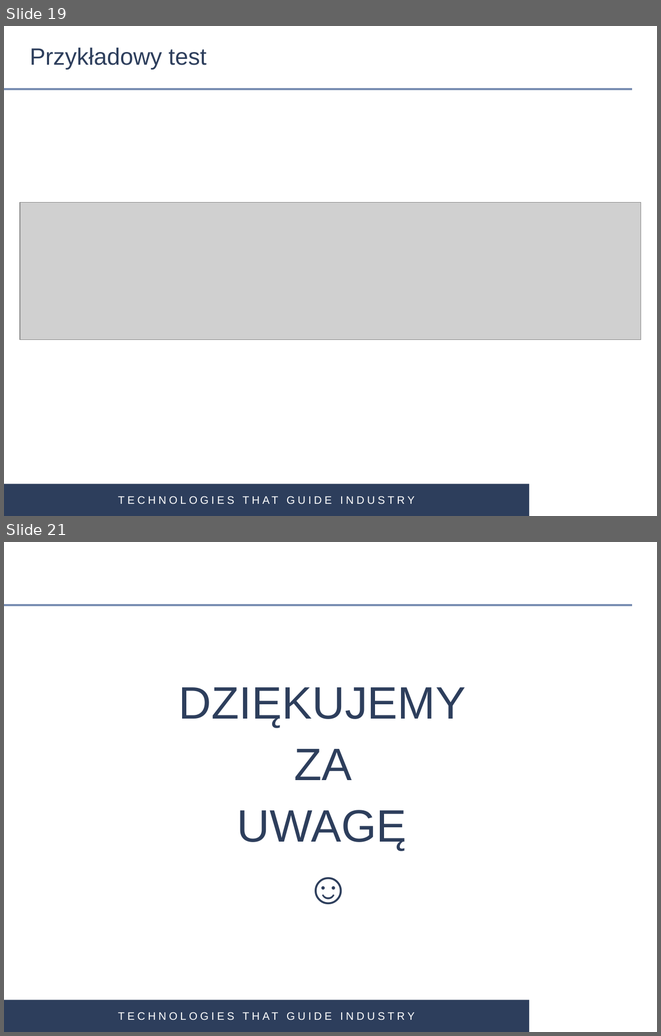
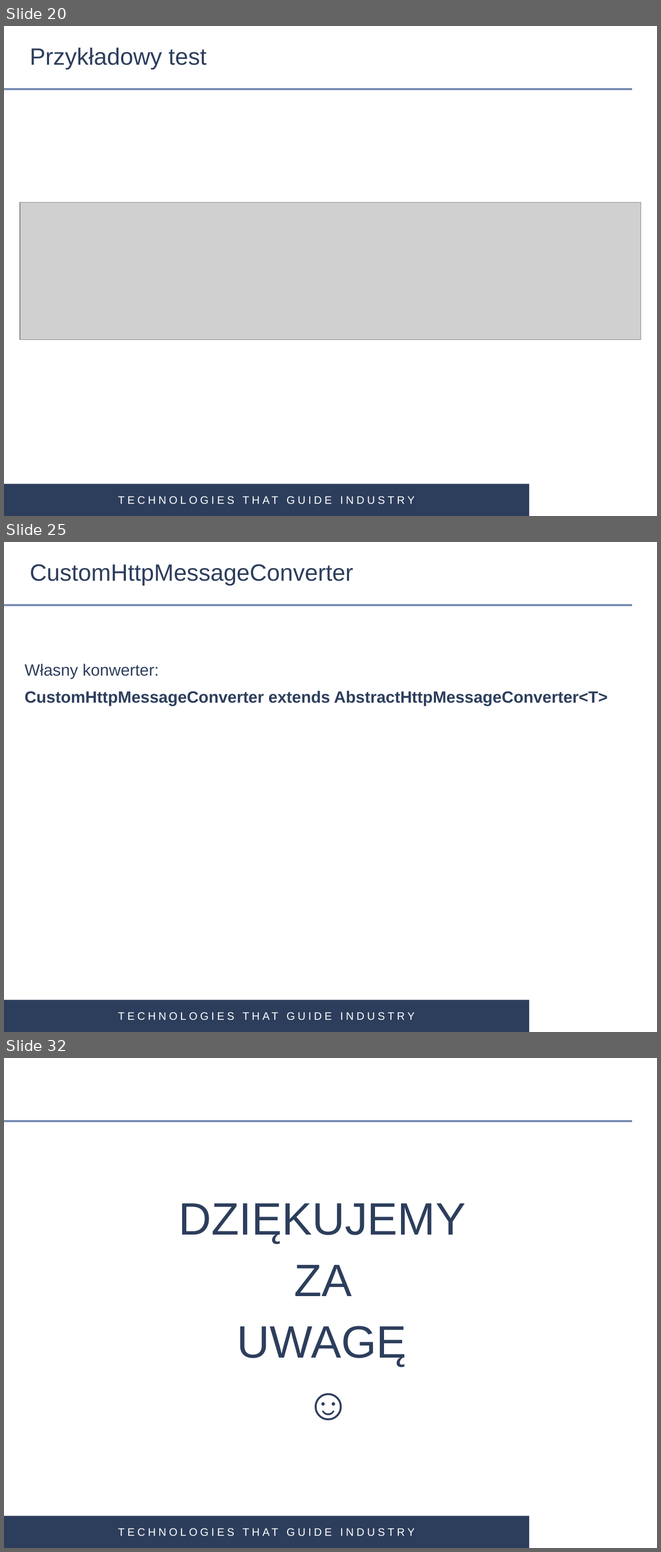
Before and after one commit to gardian91/SPRING_MVC-PSK, a slide deck: Spring MVC.pptx. Shown one above the other, each under a label of ours: slides 19 and 21 before the commit, slides 20, 25 and 32 after it; the slides between them are not shown. The pictures are 661x1036 and 661x1552 pixels, drawn with LibreOffice and Linux fonts; fonts in the diff are those of the drawing; grey boxes stand for pictures; background and template pictures are left out. Boxes give left, top, right and bottom in pixels: in the first picture for what was removed or moved away, otherwise in the second. Text is boxed around its words. In the diff, an @@ line names an element or a change of style, - is before the commit and + after.

```diff
--- a/Spring MVC.pptx
+++ b/Spring MVC.pptx
@@ slide 25 added at <box>4,542,657,1032</box>, background #FFFFFF; not listed: 3 template elements that a slide beside it also shows @@
@@ title added at <box>30,564,353,585</box>, 26 pt, text #2D3E5C @@
+CustomHttpMessageConverter
@@ text added at <box>25,663,608,706</box>, 18 pt, text #2D3E5C, bold @@
+Własny konwerter:
+CustomHttpMessageConverter extends AbstractHttpMessageConverter<T>
@@ what was slide 19 is now slide 20 @@
@@ what was slide 21 is now slide 32 @@
```
Also in this commit, not shown: 5 slides changed, 11 other slides added, 1 slide removed, 12 other files.
